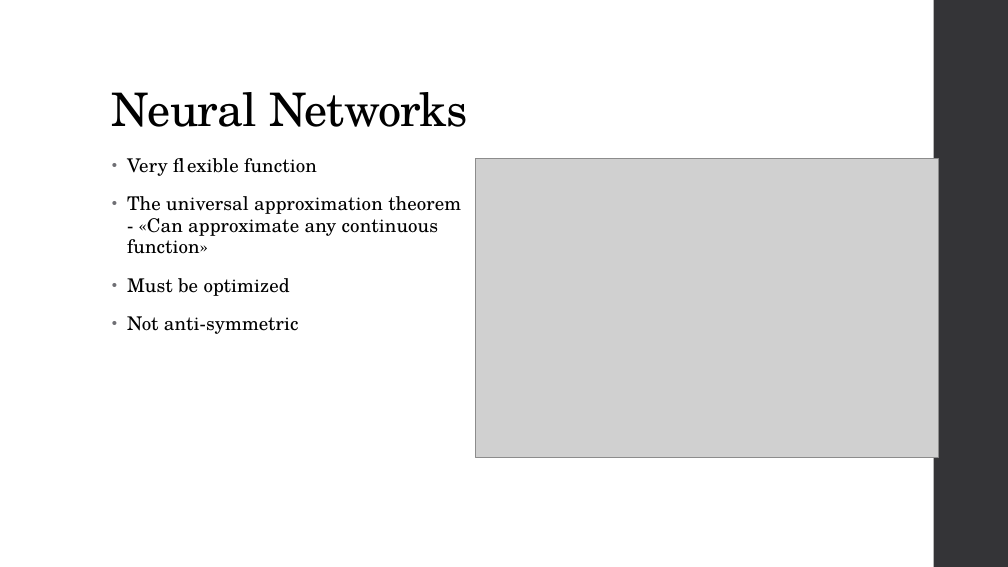
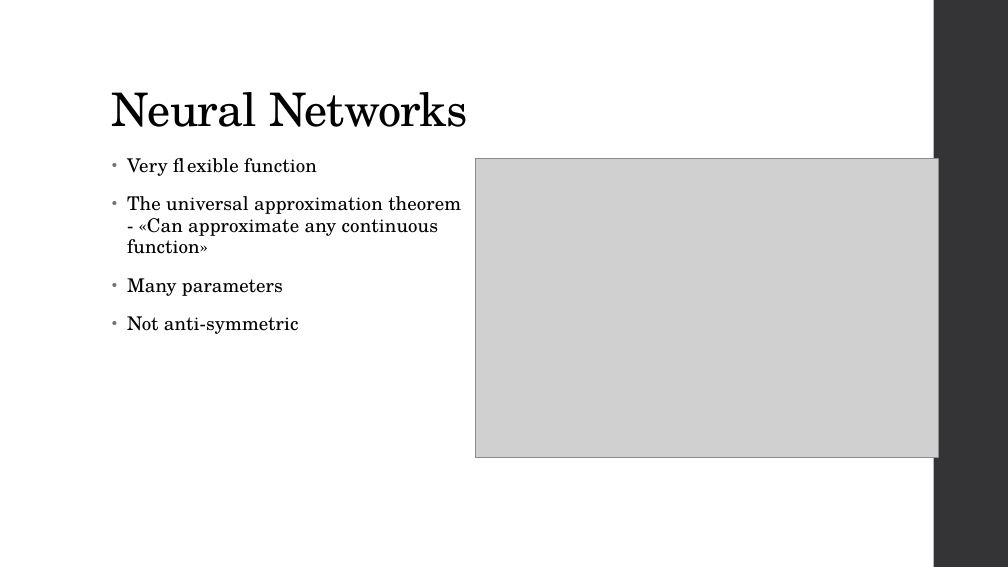
Before and after one commit to KarlHenrik/ComputationalPhysicsMaster, a slide deck: slide 9 of Thesis/Thesis Presentation.pptx. Drawn at 1008x567 pixels with LibreOffice and Linux fonts; fonts in the diff are those of the drawing; grey boxes stand for pictures. Boxes give left, top, right and bottom in pixels: in the first picture for what was removed or moved away, otherwise in the second. Text is boxed around its words. In the diff, an @@ line names an element or a change of style, - is before the commit and + after.

```diff
--- a/Thesis/Thesis Presentation.pptx
+++ b/Thesis/Thesis Presentation.pptx
@@ text at (127,278,283,296): text changed @@
-• Must be optimized
+• Many parameters
```
Also in this commit, not shown: 9 other slides changed, 1 slide added.
